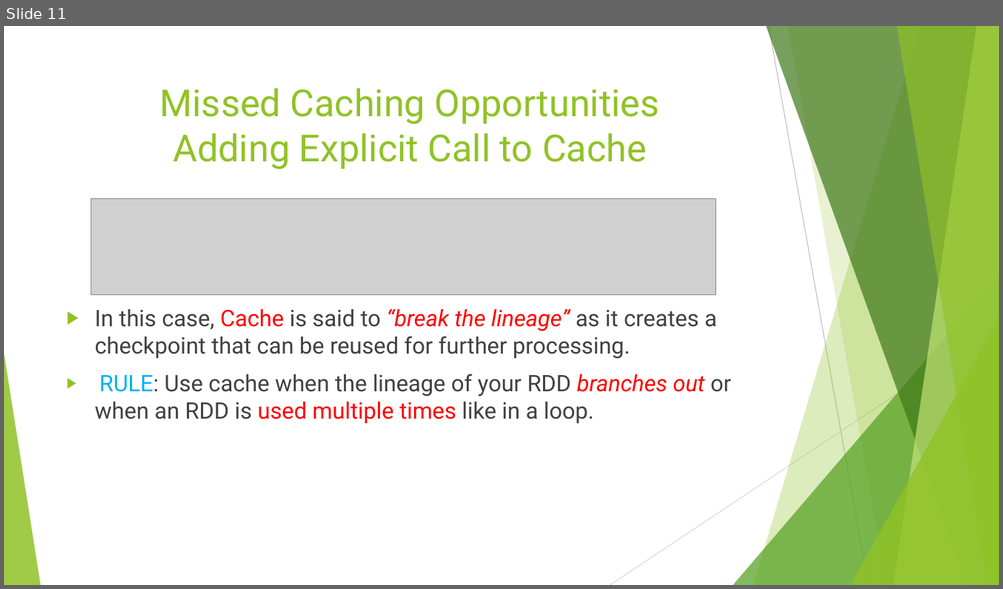
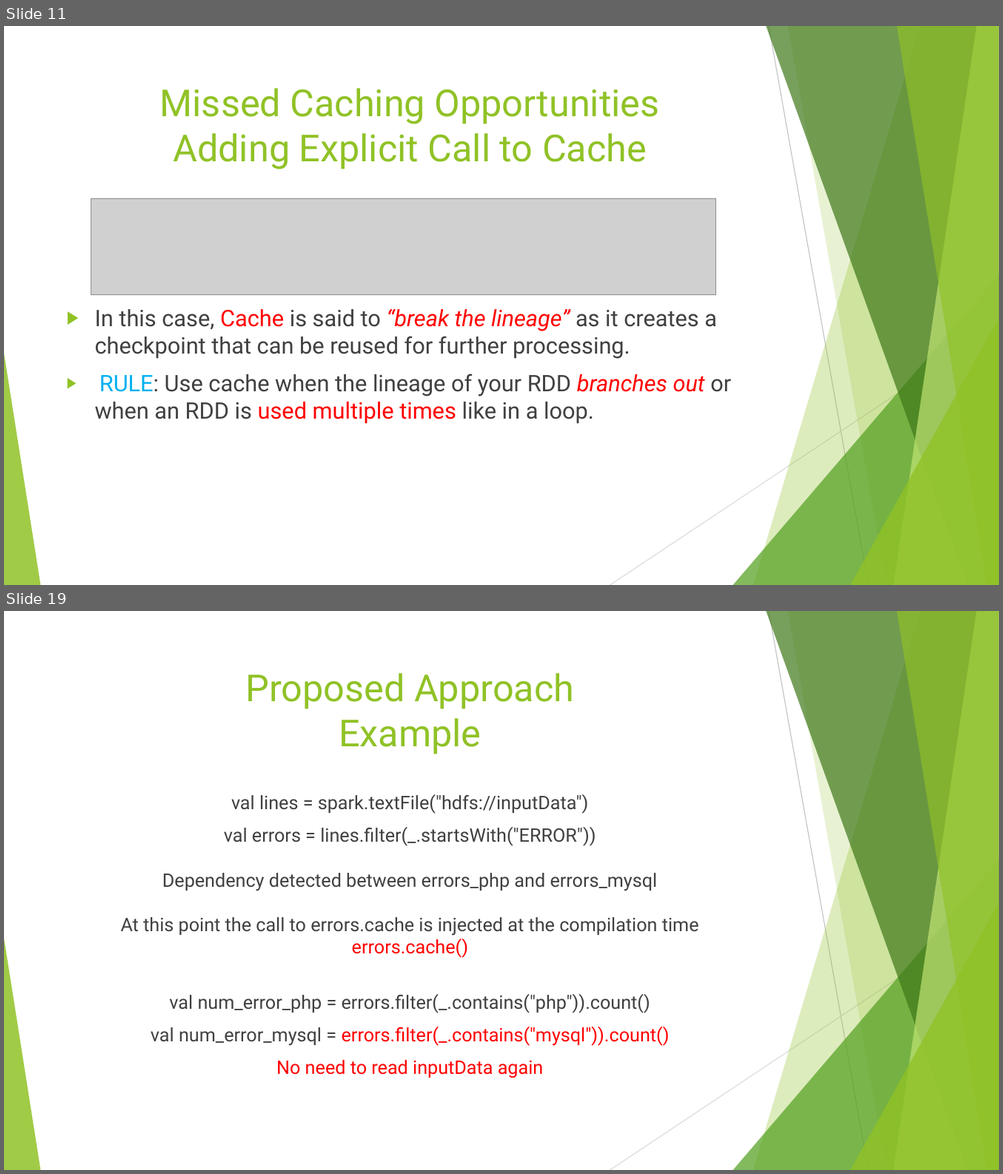
Before and after one commit to ahmedcs/COMP6611B, a slide deck: COMP6611B-Final-Presentation.pptx. Shown one above the other, each under a label of ours: slide 11 before the commit, slides 11 and 19 after it; the slides between them are not shown. The pictures are 1003x589 and 1003x1174 pixels, drawn with LibreOffice and Linux fonts; fonts in the diff are those of the drawing; grey boxes stand for pictures. Boxes give left, top, right and bottom in pixels: in the first picture for what was removed or moved away, otherwise in the second. Text is boxed around its words. In the diff, an @@ line names an element or a change of style, - is before the commit and + after.

```diff
--- a/COMP6611B-Final-Presentation.pptx
+++ b/COMP6611B-Final-Presentation.pptx
@@ slide 19 added at box(4, 611, 999, 1170), background #FFFFFF; not listed: 10 template elements that a slide beside it also shows @@
@@ title added at box(245, 673, 574, 755), 36 pt, text #90C226 @@
+Proposed Approach
+Example
@@ text added at box(121, 795, 699, 1079), 18 pt, text #404040 @@
+val lines = spark.textFile("hdfs://inputData")
+val errors = lines.filter(_.startsWith("ERROR"))
+Dependency detected between errors_php and errors_mysql
+At this point the call to errors.cache is injected at the compilation time
+errors.cache()
+val num_error_php = errors.filter(_.contains("php")).count()
+val num_error_mysql = errors.filter(_.contains("mysql")).count()
+No need to read inputData again
```
Also in this commit, not shown: 2 slides changed, 8 other slides added.
